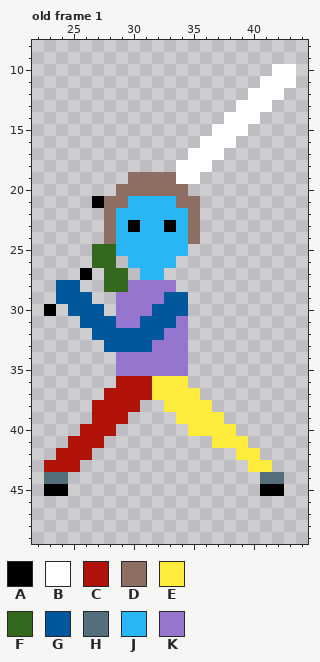
One commit to this pixel-art file: The Fallen Guardian/Assets/Art/Characters/Player/_Sword/Player_Sword_BasicAttack_Right.aseprite. Above, as it was before the edit.
64x64 pixels, 8 frames. Shown: old frame 1: x 22..44, y 8..49. The old version is drawn lined up with the new one. The commit also changed other frames, which this record leaves out.
Visible layers, top first: "Hair/Hair 0", "Eyes/Eyes 0", "Parts/Head", "Parts/Left Arm", "Parts/Right Arm", "Parts/Chest", "Parts/Left Leg", "Parts/Right Leg", "Weapons/Sword".
Palette (. is transparent): A #000000  B #ffffff  C #b0120a  D #8d6e63  E #ffeb3b  F #33691e  G #01579b  H #546e7a  J #29b6f6  K #9575cd
Pixels before, old frame 1, first column x 23:
10 ...................BB
11 ..................BBB
12 .................BBB.
13 ................BBB..
14 ...............BBB...
15 ..............BBB....
16 .............BBB.....
17 ............BBB......
18 ...........BBB.......
19 .......DDDDBB........
20 ......DDDDDD.........
21 ....ADDJJJJDD........
22 .....DJJJJJJD........
23 .....DJAJJAJD........
24 .....DJJJJJJD........
25 ....FFJJJJJJ.........
26 ....FF.JJJJ..........
27 ...A.FF.JJ...........
28 .GG..FFKKKK..........
29 .GGG..KKKKGG.........
30 A.GGG.KKKGGG.........
31 ...GGGKKGGGK.........
32 ....GGGGGGKK.........
33 .....GGGGKKK.........
34 ......KKKKKK.........
35 ......KKKKKK.........
36 ......CCCEEE.........
37 .....CCCCEEEE........
38 ....CCCC..EEEE.......
39 ....CCC....EEEE......
40 ...CCC......EEEE.....
41 ..CCC.........EEE....
42 .CCC............EE...
43 CCC..............EE..
44 HH................HH.
45 AA................AA.
The result:
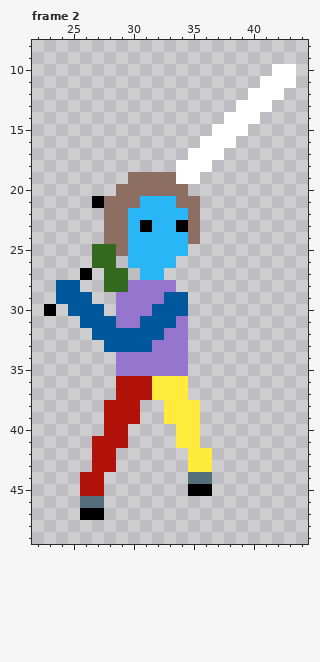
A new or re-ordered frame is compared with the old frame closest to it.
Change:
whole drawing moved by +0,-2 (the old picture is shown already moved)
frames re-ordered
Changed rows in their new state; - is an unchanged pixel.
Frame 2 against old frame 1:
first column x 29:
21 -D----
22 D-----
23 DJA-JA
24 D-----
25 D-----
first column x 23:
37 -----.------.-------
38 ----.--------.------
39 ----.--C--E--..-----
40 ---..-C----E-...----
41 --..-CC----EE-...---
42 -...CC------EE--..--
43 ...-CC------EE---..-
44 ..-CC-------HH----..
45 ..-CC-------AA----..
46 ---HH---------------
47 ---AA---------------
Where, in picture pixels (left, top, right, bottom), the same in both pictures:
changed: (116, 196, 188, 256)
changed: (44, 388, 284, 520)
